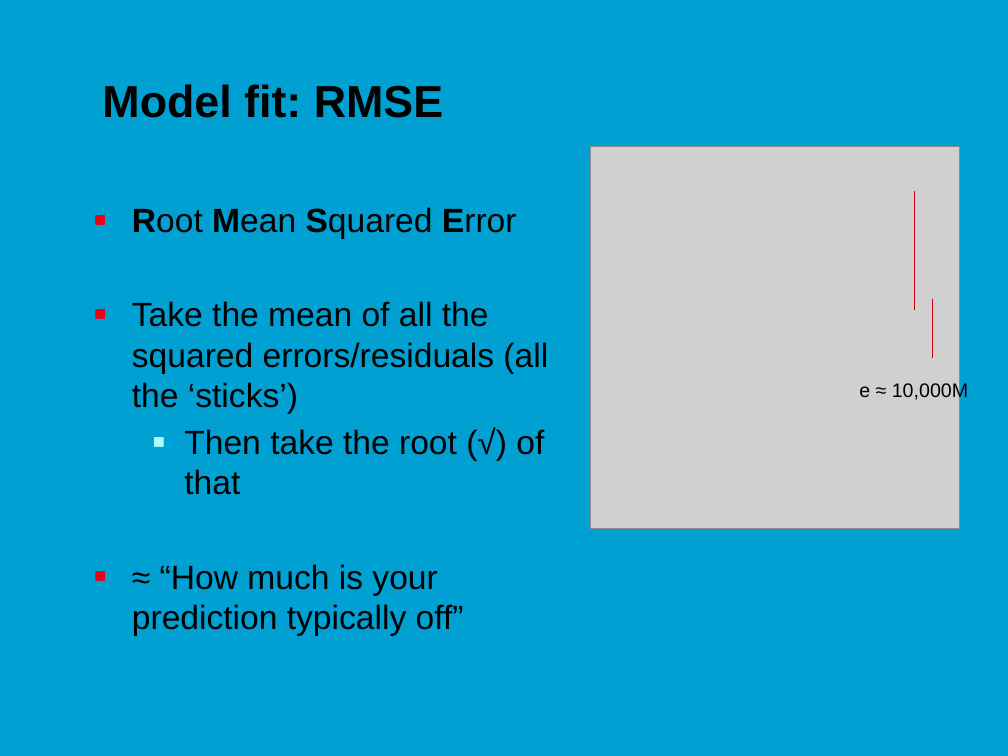
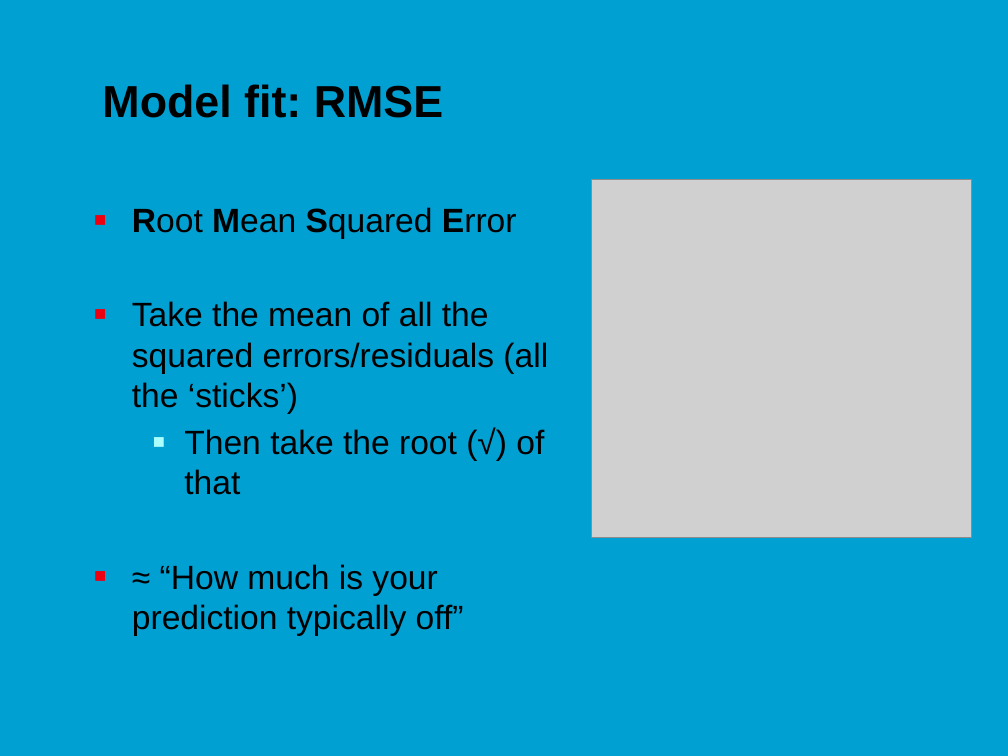
Before and after one commit to jonasmoons/data-driven-learning, a slide deck: slide 15 of slides/Week 3 - linear regression.pptx (slide 16 before the commit). Drawn at 1008x756 pixels with LibreOffice and Linux fonts; fonts in the diff are those of the drawing; grey boxes stand for pictures; background and template pictures are left out. Boxes give left, top, right and bottom in pixels: in the first picture for what was removed or moved away, otherwise in the second. Text is boxed around its words. In the diff, an @@ line names an element or a change of style, - is before the commit and + after.

```diff
--- a/slides/Week 3 - linear regression.pptx
+++ b/slides/Week 3 - linear regression.pptx
@@ picture: place and size @@
-picture at box(591, 146, 960, 528)
+picture at box(592, 179, 973, 537)
@@ line removed from (915, 192) to (915, 310) @@
@@ line removed from (932, 298) to (932, 358) @@
@@ text removed at box(859, 382, 968, 402) @@
-e ≈ 10,000M
```
Also in this commit, not shown: 8 other slides changed, 1 slide removed, 8 other files.
